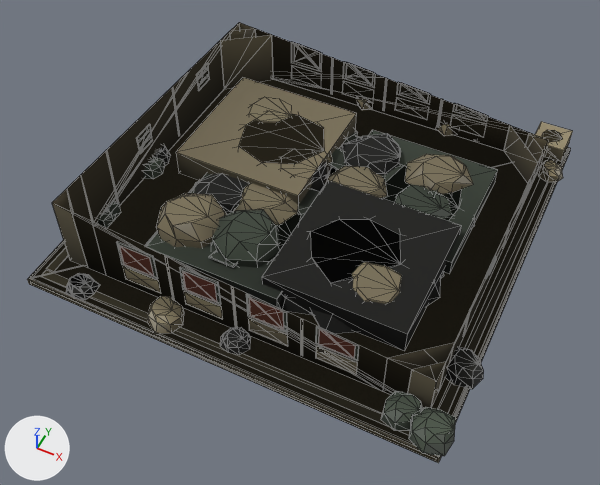
Before and after pictures for a commit that changed the glTF model assets/set_v5/neutral_archive_building_heavily_damaged.glb.
One viewpoint serves both versions: a 50 mm camera at (6.72, -14.59, 16.76) aimed at (0.06, -1.28, 0.12). Lighting does not change. The marker at lower left points along +X, +Y and +Z. The older version comes first. Mesh edges are drawn as thin lines. Vertices at exactly the same position are counted once.

In view in the first picture: 'body', 'body.001', 'body.002'.
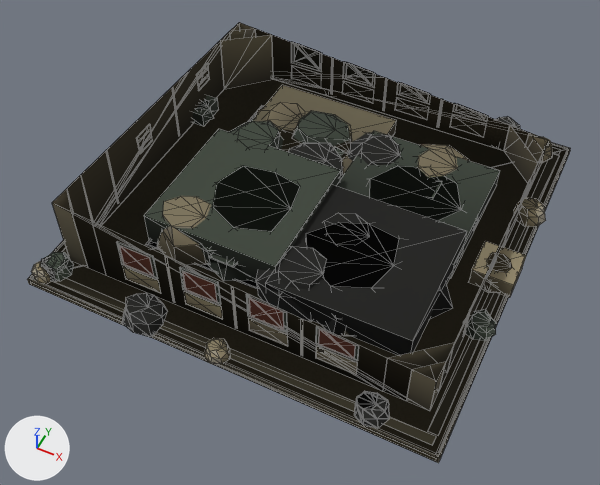
The change, as a list of edits to the scene's bpy script:
```text
Change me_mesh_0:
    used by ob_body; parent = ob_neutral_archive_building_heavily_damaged_lod0; location = (0.0, 0.0, 0.0)
    remove me_mesh_0.from_pydata(...)  # 1516 vertices, 1943 faces; spans x -5.63..5.8, y -5.66..5.88, z 0.0..2.3
    add me_mesh_0.from_pydata(...)  # 1516 vertices, 1943 faces; spans x -5.62..5.73, y -5.78..5.76, z 0.0..2.3
    me_mesh_0 part 1: 648 of 1516 vertices moved; they spanned x -4.05..5.8, y -5.66..5.88, z 0.2..1.15 and now span x -5.5..5.73, y -5.78..5.76, z 0.2..1.19; mean shift (-0.37, -0.07, 0.0); largest move (4.9, -4.93, 0.48) -> (-4.78, -4.97, 0.44)
    me_mesh_0 part 2: 96 of 1516 vertices moved; they spanned x -5.63..-4.63, y -3.29..0.16, z 0.2..0.59 and now span x -5.62..-4.54, y -5.57..5.27, z 0.2..0.62; mean shift (0.0, 0.82, -0.01); largest move (-5.05, -1.11, 0.44) -> (-5.06, 4.61, 0.4)
    me_mesh_0 part 3: 24 of 1516 vertices moved; they spanned x -4.49..-3.78, y -5.6..-4.87, z 0.2..0.53 and now span x 3.42..4.26, y -5.61..-4.77, z 0.2..0.56; mean shift (7.92, 0.04, 0.02); largest move (-3.78, -5.23, 0.2) -> (4.26, -5.2, 0.2)
Change me_mesh_1:
    used by ob_body_001; parent = ob_neutral_archive_building_heavily_damaged_lod1; location = (0.0, 0.0, 0.0)
    remove me_mesh_1.from_pydata(...)  # 296 vertices, 416 faces; spans x -5.6..5.6, y -5.6..5.88, z 0.0..2.33
    add me_mesh_1.from_pydata(...)  # 296 vertices, 416 faces; spans x -5.6..5.66, y -5.6..5.6, z 0.0..2.33
    me_mesh_1 part 4: 144 of 296 vertices moved; they spanned x -5.57..4.07, y -3.86..5.36, z 0.2..1.0 and now span x -5.58..5.22, y -3.69..5.42, z 0.2..1.16; mean shift (1.05, 0.96, 0.05); largest move (-0.52, 5.03, 0.56) -> (5.0, 5.14, 0.61)
    me_mesh_1 part 5: 24 of 296 vertices moved; they spanned x -4.49..-3.78, y -5.59..-4.86, z 0.2..0.53 and now span x 3.42..4.26, y -5.59..-4.75, z 0.2..0.56; mean shift (7.92, 0.04, 0.02); largest move (-3.78, -5.21, 0.2) -> (4.26, -5.18, 0.2)
    other edits to the shape of me_mesh_1 do not show in these pictures
Change me_mesh_2:
    used by ob_body_002; parent = ob_neutral_archive_building_heavily_damaged_lod2; location = (0.0, 0.0, 0.0)
    remove me_mesh_2.from_pydata(...)  # 100 vertices, 100 faces; spans x -5.6..5.6, y -5.6..5.83, z 0.0..2.36
    add me_mesh_2.from_pydata(...)  # 100 vertices, 100 faces; spans x -5.6..5.65, y -5.6..5.6, z 0.0..2.36
    me_mesh_2 part 6: the loose piece of 8 vertices spanning x -4.22..-0.38, y -0.51..3.33, z 0.2..1.0 is scaled about its middle by (1, 1, 0.58), then moved by (1.05, 0.61, -0.17)
    me_mesh_2 part 7: the loose piece of 8 vertices spanning x 4.54..5.49, y 4.88..5.83, z 0.2..0.65 is scaled about its middle by 1.14, then moved by (0.09, -5.46, 0.03)
    me_mesh_2 part 8: the loose piece of 8 vertices spanning x -3.25..0.59, y -3.61..0.23, z 0.2..0.63 is scaled about its middle by (1, 1, 2.25), then moved by (-0.3, 0.52, 0.27)
    me_mesh_2 part 9: the loose piece of 8 vertices spanning x 0.19..4.03, y -0.6..3.24, z 0.2..0.65 is scaled about its middle by (1, 1, 1.23), then moved by (0.08, -0.12, 0.05)
    me_mesh_2 part 10: the loose piece of 8 vertices spanning x -5.55..-4.81, y -3.29..-2.55, z 0.2..0.55 is scaled about its middle by 1.22, then moved by (0.08, 4.95, 0.04)
    me_mesh_2 part 11: the loose piece of 8 vertices spanning x 0.04..3.88, y -3.34..0.5, z 0.2..0.9 is scaled about its middle by (1, 1, 1.09), then moved by (0.2, -0.18, 0.03)
    me_mesh_2 part 12: 78 faces centred in x -5.55..5.49, y -3.61..5.83, z 0.07..1.0 are repainted in the vertex colours, in many colours
```

Where the change shows, as pixel boxes (x1, y1, x2, y2) in the pictures (600 x 485 px; the box of a moved part takes in the faces that stretch with it):
'body.002', reshaped: before (27, 22, 573, 463); after (27, 22, 571, 463)
'body', reshaped: before (33, 35, 567, 460); after (31, 35, 567, 459)
part 1 of me_mesh_0, moved or reshaped: before (148, 97, 563, 456); after (46, 102, 553, 364)
part 2 of me_mesh_0, moved or reshaped: before (104, 145, 171, 221); after (31, 99, 214, 284)
part 3 of me_mesh_0, moved or reshaped: before (66, 274, 94, 300); after (354, 393, 389, 429)
part 4 of me_mesh_1, moved or reshaped: before (225, 99, 475, 334); after (204, 129, 552, 335)
part 5 of me_mesh_1, moved or reshaped: before (72, 273, 100, 293); after (357, 391, 390, 417)
part 6 of me_mesh_2, moved or reshaped: before (176, 78, 357, 205); after (252, 85, 396, 180)
part 7 of me_mesh_2, moved or reshaped: before (535, 122, 573, 162); after (469, 241, 526, 298)
part 8 of me_mesh_2, moved or reshaped: before (146, 173, 320, 307); after (144, 129, 341, 283)
part 9 of me_mesh_2, moved or reshaped: before (348, 130, 498, 274); after (337, 131, 500, 278)
part 10 of me_mesh_2, moved or reshaped: before (98, 201, 121, 228); after (192, 96, 219, 127)
part 11 of me_mesh_2, moved or reshaped: before (262, 180, 462, 351); after (265, 185, 467, 356)
part 12 of me_mesh_2, edited (looks the same): (96, 23, 548, 367) in both
